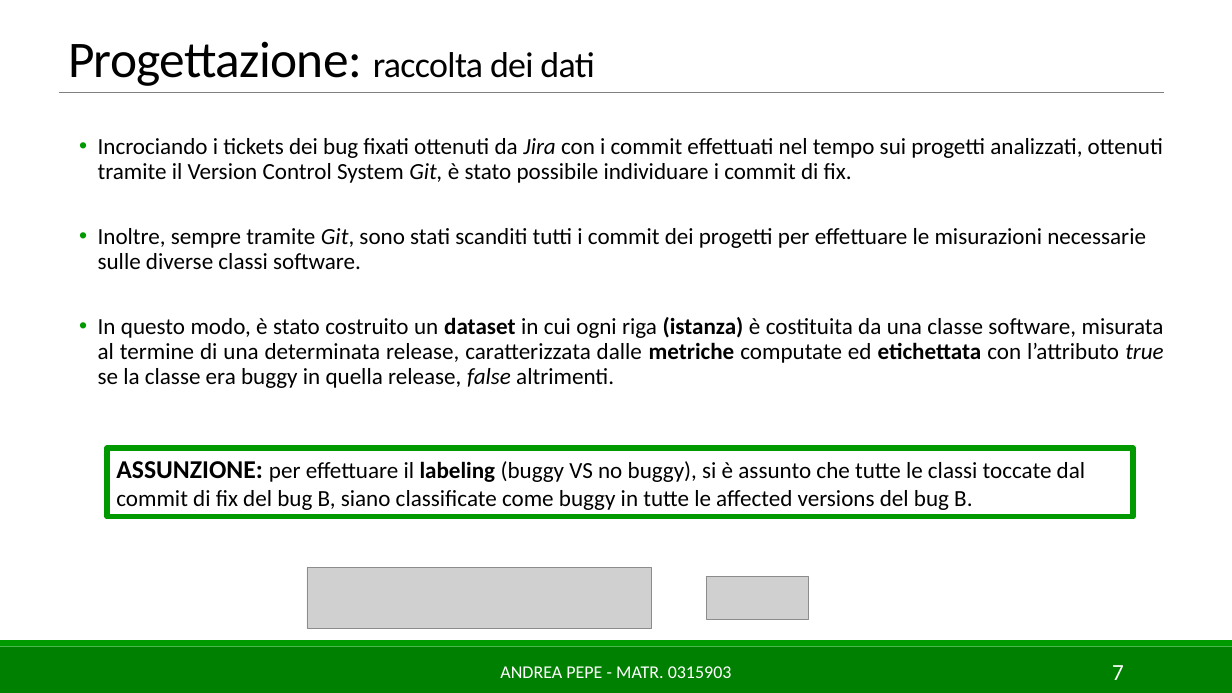
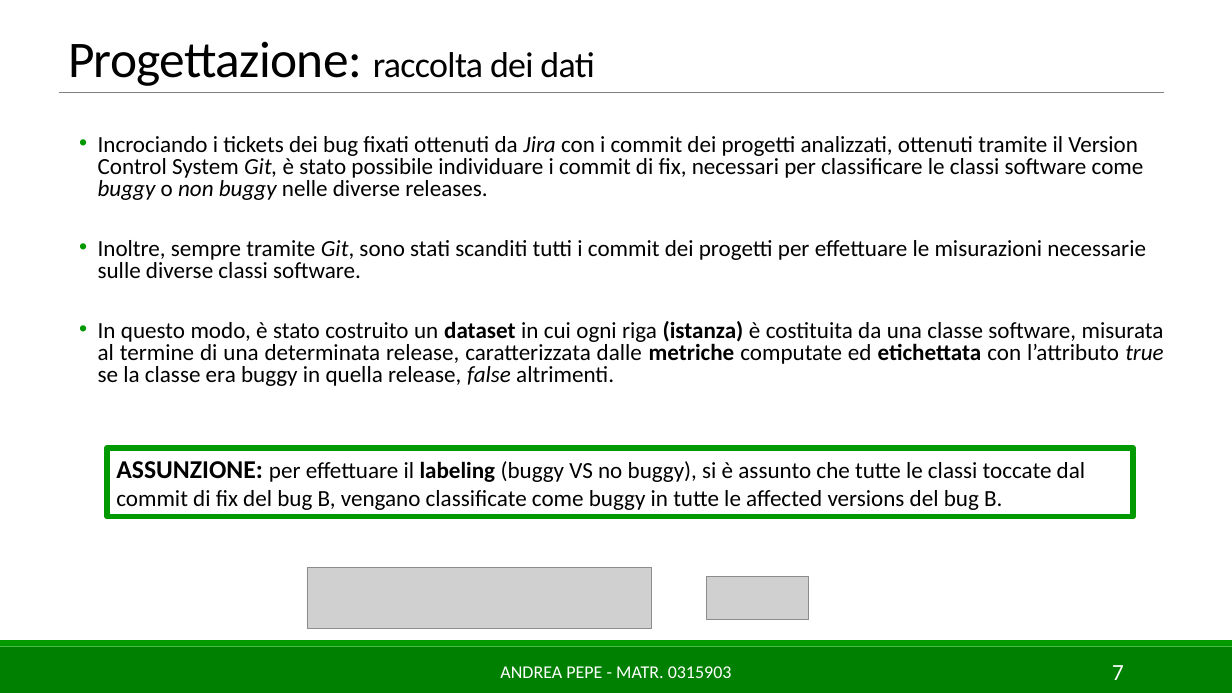
Before and after one commit to AndreaPepe/ISW2_Deliverables, a slide deck: slide 7 of ML/Slides/MLforSE_AndreaPepe_0315903.pptx. Drawn at 1232x693 pixels with LibreOffice and Linux fonts; fonts in the diff are those of the drawing; grey boxes stand for pictures. Boxes give left, top, right and bottom in pixels: in the first picture for what was removed or moved away, otherwise in the second. Text is boxed around its words. In the diff, an @@ line names an element or a change of style, - is before the commit and + after.

```diff
--- a/ML/Slides/MLforSE_AndreaPepe_0315903.pptx
+++ b/ML/Slides/MLforSE_AndreaPepe_0315903.pptx
@@ text at (98, 136, 1144, 200): text changed @@
-  • Incrociando i tickets dei bug fixati ottenuti da Jira con i commit effettuati nel tempo sui progetti analizzati, ottenuti tramite il Version Control System Git, è stato possibile individuare i commit di fix.
+  • Incrociando i tickets dei bug fixati ottenuti da Jira con i commit dei progetti analizzati, ottenuti tramite il Version Control System Git, è stato possibile individuare i commit di fix, necessari per classificare le classi software come buggy o non buggy nelle diverse releases.
@@ text at (98, 240, 1164, 386): line spacing 0.9 to 0.8 @@
@@ text in rectangle at (116, 461, 1085, 510): text changed @@
-ASSUNZIONE: per effettuare il labeling (buggy VS no buggy), si è assunto che tutte le classi toccate dal commit di fix del bug B, siano classificate come buggy in tutte le affected versions del bug B.
+ASSUNZIONE: per effettuare il labeling (buggy VS no buggy), si è assunto che tutte le classi toccate dal commit di fix del bug B, vengano classificate come buggy in tutte le affected versions del bug B.
```
Also in this commit, not shown: 11 other slides changed, 1 other file.
